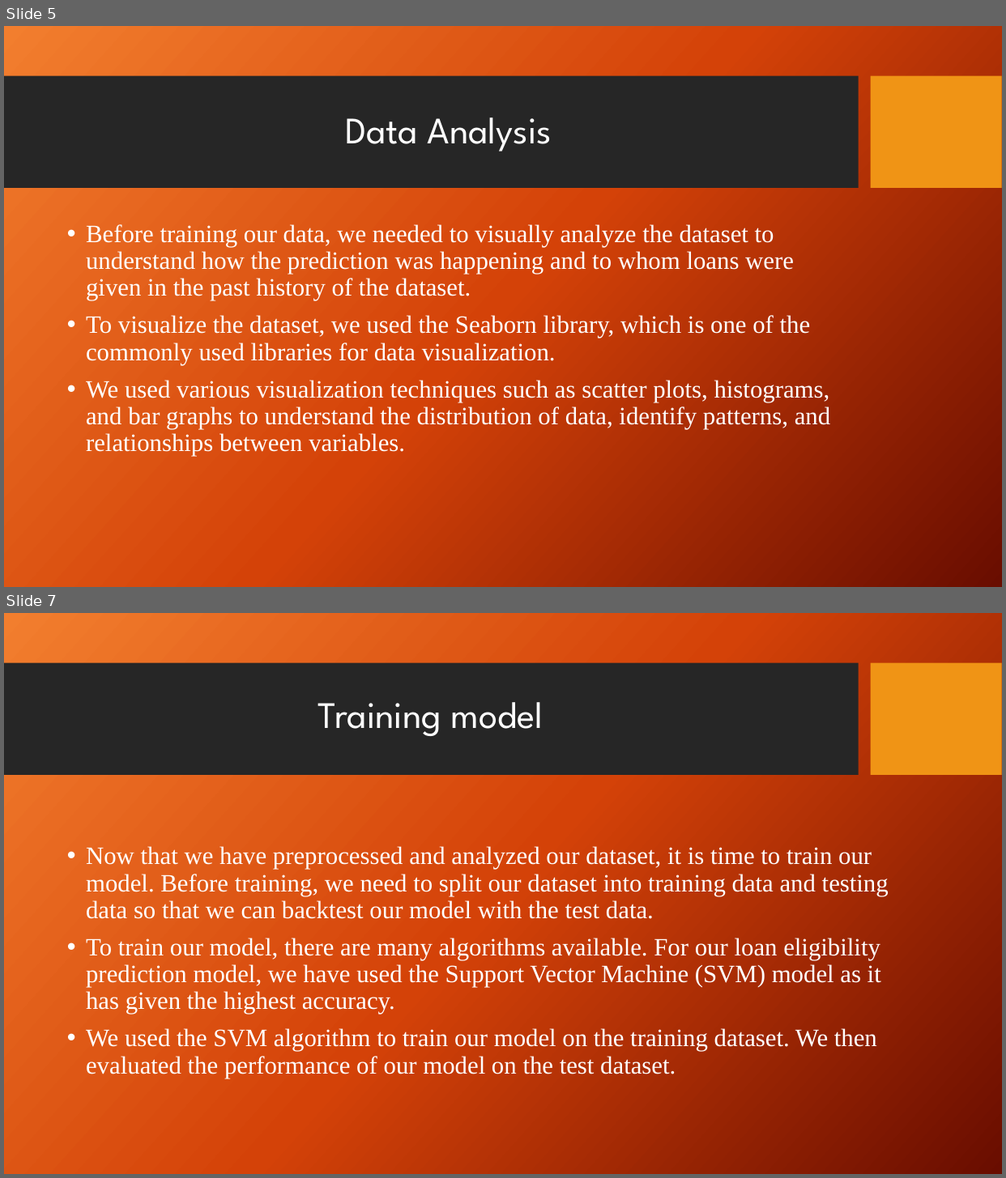
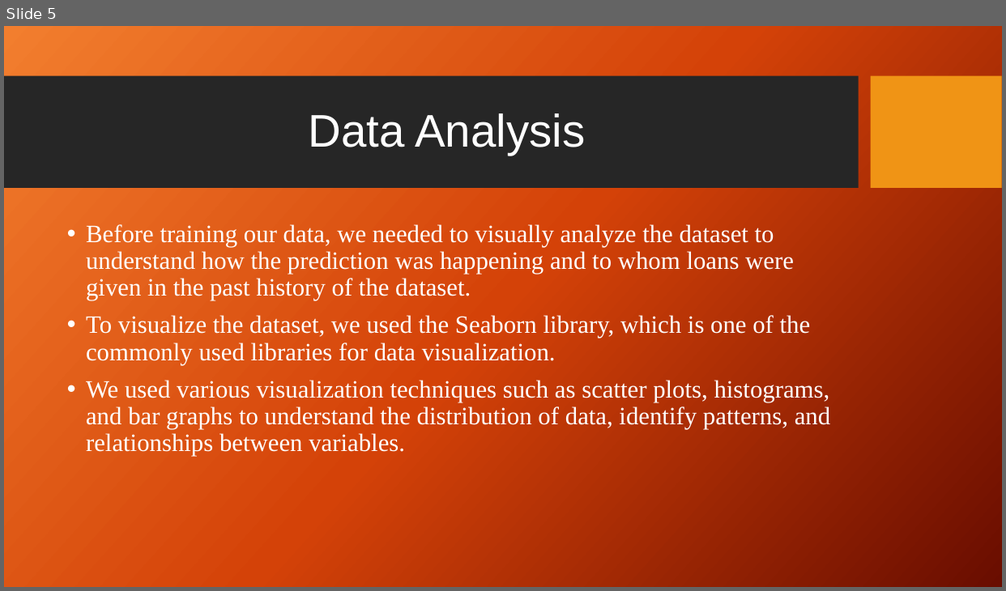
Before and after one commit to Safee121/Loan-Eligibility-Prediction-, a slide deck: Loan Eligibility Prediction1.pptx. Shown one above the other, each under a label of ours: slides 5 and 7 before the commit, slide 5 after it; the slides between them are not shown. The pictures are 1006x1178 and 1006x591 pixels, drawn with LibreOffice and Linux fonts; fonts in the diff are those of the drawing; background and template pictures are left out. Boxes give left, top, right and bottom in pixels: in the first picture for what was removed or moved away, otherwise in the second. Text is boxed around its words. In the diff, an @@ line names an element or a change of style, - is before the commit and + after.

```diff
--- a/Loan Eligibility Prediction1.pptx
+++ b/Loan Eligibility Prediction1.pptx
@@ slide 7 removed at (x1=4, y1=613, x2=1002, y2=1174), background picture (left out); not listed: 2 template elements that a slide beside it also shows @@
@@ title removed at (x1=317, y1=702, x2=543, y2=736) @@
-Training model
@@ text removed at (x1=86, y1=846, x2=889, y2=1079) @@
-• Now that we have preprocessed and analyzed our dataset, it is time to train our model. Before training, we need to split our dataset into training data and testing data so that we can backtest our model with the test data.
-• To train our model, there are many algorithms available. For our loan eligibility prediction model, we have used the Support Vector Machine (SVM) model as it has given the highest accuracy.
-• We used the SVM algorithm to train our model on the training dataset. We then evaluated the performance of our model on the test dataset.
@@ slide 5 changed as well @@
@@ title "Data Analysis" at (x1=308, y1=113, x2=585, y2=155): size 36 to 44 pt, font League Spartan to Arial @@
```
Also in this commit, not shown: 4 other slides changed, 1 slide added, 3 other slides removed.
